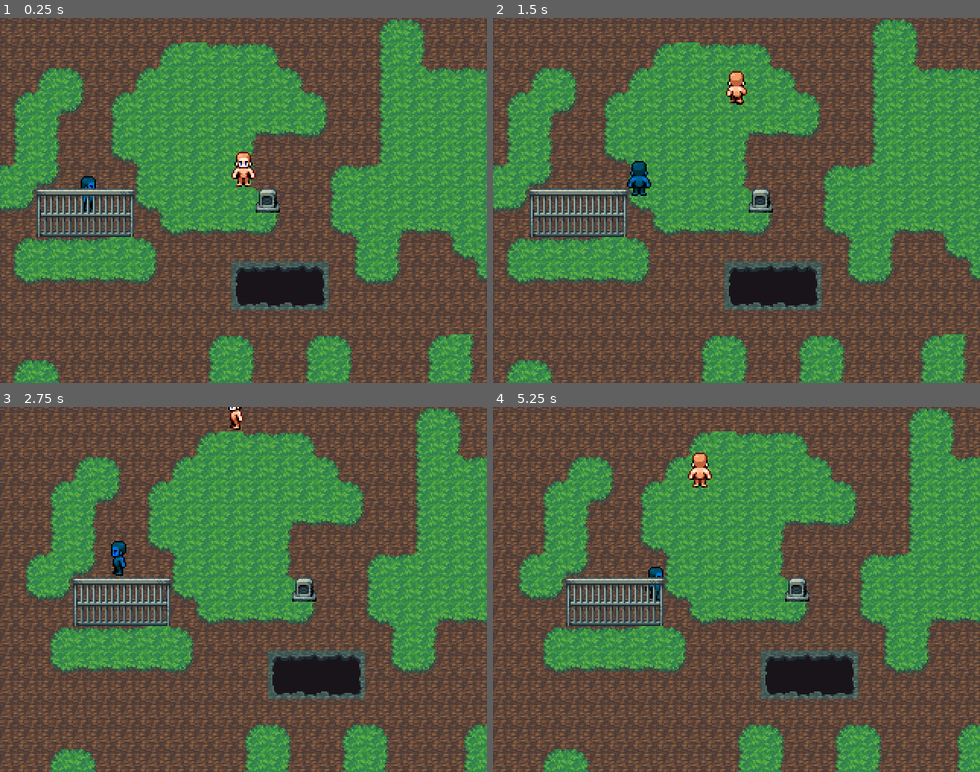
Above: before the commit, frames 1-4 (two rows, left to right).
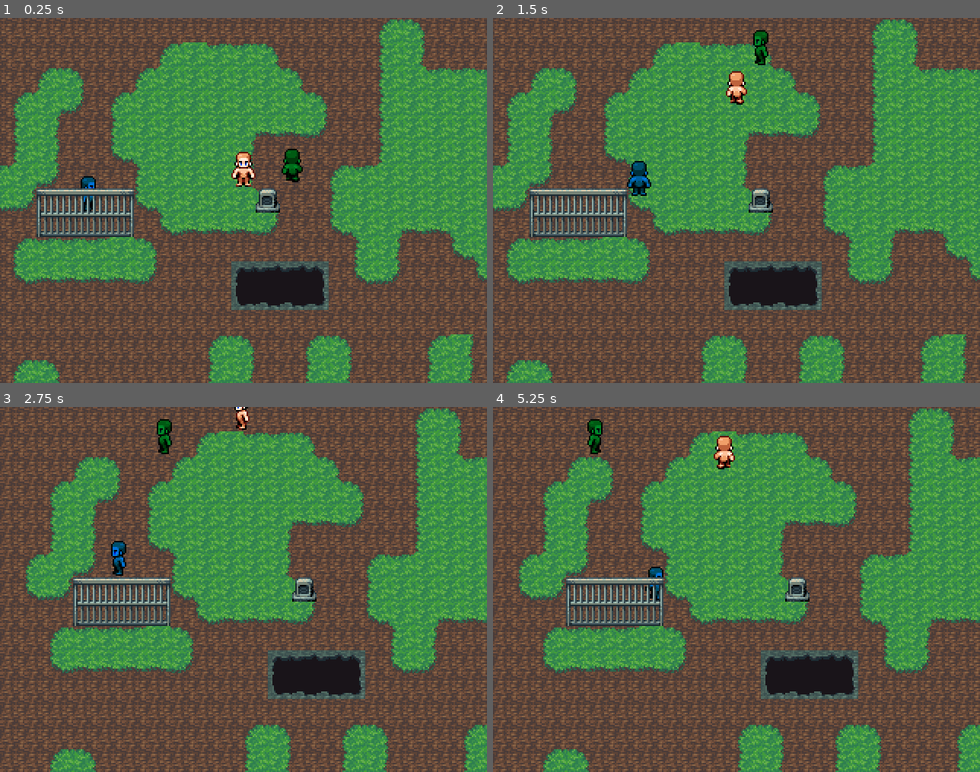
Above: after the commit, the same moments.

Repository: Oplexitie/GBM2K-Framework
Game: Godot game, scene res://Scenes/Maps/world.tscn
Same seed, same stepped clock (60 frames per second), same inputs: the game is played once before the commit and once after it.
Inputs:
- Up to frame 1 (0.25 s): no input
- Up to frame 2 (1.5 s): hold Up (ui_up) from 0.53 s (still down); tap Z (ui_accept) at 0.77 s
- Up to frame 3 (2.75 s): tap Z (ui_accept) at 1.52 s; release Up (ui_up) at 2.03 s; hold Left (ui_left) from 2.03 s (still down)
- Up to frame 4 (5.25 s): tap Z (ui_accept) at 3.02, 3.77, 4.52 s; release Left (ui_left) at 3.53 s; hold Down (ui_down) 3.53-4.28 s; hold Right (ui_right) 4.28-5.03 s; hold Up (ui_up) from 5.03 s (still down)

The runs differ from the first frame. In frame 1, 0.3% of the frame differs, in the area x 57-63%, y 35-45%; in frame 2, 0.2%; in frame 3, 0.5%; in frame 4, 0.9%, in the area x 19-50%, y 3-23%.

Commit message:
Add A* Pathfinding with npc example

Diff:
--- a/Scenes/Maps/world.tscn
+++ b/Scenes/Maps/world.tscn
@@ -2,6 +2,7 @@
 
 [ext_resource type="Texture2D" uid="uid://dd4o7n2bo12h" path="res://Graphics/Tilesets/tileset_dungeon.png" id="1_uo5tt"]
 [ext_resource type="Script" uid="uid://bmdlnbjwjkibt" path="res://Scripts/Grid/grid_manager.gd" id="3_1njb8"]
+[ext_resource type="PackedScene" uid="uid://cumiy6x3wjpe7" path="res://Scenes/Pawns/npc_astar.tscn" id="4_n2sjt"]
 [ext_resource type="PackedScene" uid="uid://82egl20vpf7n" path="res://Scenes/Pawns/player.tscn" id="4_nyxsb"]
 [ext_resource type="PackedScene" uid="uid://d3xeykecmo176" path="res://Scenes/Pawns/npc_mobile.tscn" id="5_ehxcq"]
 [ext_resource type="Script" uid="uid://xomynkd34bug" path="res://Scripts/Pawns/Types/event.gd" id="7_8j5fh"]
@@ -1118,6 +1119,9 @@
 move_pattern = Array[Vector2i]([Vector2i(1, 0), Vector2i(1, 0), Vector2i(1, 0), Vector2i(0, -1), Vector2i(-1, 0), Vector2i(-1, 0), Vector2i(-1, 0), Vector2i(0, 1), Vector2i(0, 0)])
 speed = 1.0
 
+[node name="NPC_AStar" parent="Pawns" unique_id=51741936 instance=ExtResource("4_n2sjt")]
+position = Vector2(216, 120)
+
 [node name="Object" type="Node2D" parent="Pawns" unique_id=1846017910]
 position = Vector2(200, 120)
 script = ExtResource("7_ay8ee")
--- /dev/null
+++ b/Scenes/Pawns/npc_astar.tscn
@@ -0,0 +1,35 @@
+[gd_scene format=3 uid="uid://cumiy6x3wjpe7"]
+
+[ext_resource type="Script" uid="uid://3m6kkn34ikm7" path="res://Scripts/Pawns/Characters/npc_astar.gd" id="1_u64ju"]
+[ext_resource type="Texture2D" uid="uid://n4h41o7d7rbs" path="res://Graphics/Pawns/actor_man.png" id="2_ho2in"]
+[ext_resource type="Script" uid="uid://l4teq1kjwlso" path="res://Scripts/Pawns/Characters/character_skin.gd" id="3_w67qj"]
+[ext_resource type="AnimationLibrary" uid="uid://b3y87y7fcp23i" path="res://Resources/Animations/base_chara_anim.res" id="4_t8vid"]
+[ext_resource type="AnimationNodeBlendTree" uid="uid://c050x5reelfn" path="res://Resources/Animations/base_chara_animtree.tres" id="5_f080x"]
+
+[node name="NPC_AStar" type="Node2D" unique_id=51741936]
+script = ExtResource("1_u64ju")
+targets = Array[Vector2i]([Vector2i(1, 1), Vector2i(25, 22), Vector2i(11, 16)])
+speed = 2.0
+
+[node name="Skin" type="Sprite2D" parent="." unique_id=1955868796]
+modulate = Color(0, 0.5650389, 0.17808825, 1)
+texture = ExtResource("2_ho2in")
+offset = Vector2(0, -8)
+hframes = 3
+vframes = 4
+frame = 7
+script = ExtResource("3_w67qj")
+
+[node name="AnimationPlayer" type="AnimationPlayer" parent="Skin" unique_id=1443845671]
+root_node = NodePath("../..")
+libraries/ = ExtResource("4_t8vid")
+autoplay = &"idle_down"
+
+[node name="AnimationTree" type="AnimationTree" parent="Skin" unique_id=3221680]
+root_node = NodePath("../..")
+tree_root = ExtResource("5_f080x")
+anim_player = NodePath("../AnimationPlayer")
+parameters/StateMachine/Idle/blend_position = Vector2(0, 1)
+parameters/StateMachine/Walk0/blend_position = Vector2(0, 1)
+parameters/StateMachine/Walk1/blend_position = Vector2(0, 1)
+parameters/TimeScale/scale = 1.0
--- a/Scripts/Grid/Types/actor_grid.gd
+++ b/Scripts/Grid/Types/actor_grid.gd
@@ -1,9 +1,21 @@
 class_name ActorGrid
 extends PawnGrid
+
+var astar: AStarGrid2D = AStarGrid2D.new()
 
 func _ready() -> void:
 	initialize_cells("Tilemap", "coll_type")
 	initialize_pawns(ACTOR)
+	_initialize_astar()
+
+func _initialize_astar() -> void:
+	astar.region = Rect2i(0,0,33,23)
+	astar.cell_size = tile_set.tile_size
+	astar.offset = tile_set.tile_size / 2.0
+	astar.default_compute_heuristic = AStarGrid2D.HEURISTIC_MANHATTAN
+	astar.default_estimate_heuristic = AStarGrid2D.HEURISTIC_MANHATTAN
+	astar.diagonal_mode = AStarGrid2D.DIAGONAL_MODE_NEVER
+	astar.update()
 
 func request_move(pawn: Pawn, direction: Vector2i) -> Vector2i:
 	var cell: Dictionary = get_cell_data(pawn.position, direction)
@@ -15,9 +27,32 @@
 		_:
 			return Vector2i.ZERO
 
+func _id_to_dir_path(cell_path: PackedVector2Array) -> Array[Vector2i]:
+	var path_moves: Array[Vector2i]
+	for i in range(cell_path.size() - 1):
+		if not cell_path[i+1]:
+			continue
+		path_moves.append(cell_path[i+1] - cell_path[i])
+	return path_moves
+
+func get_move_path(pawn: Pawn, end_cell: Vector2i) -> Array[Vector2i]:
+	_update_astar_grid()
+
+	var start_point: Vector2i = local_to_map(pawn.position)
+	astar.set_point_solid(start_point, false)
+	astar.set_point_solid(end_cell, false)
+
+	var path: PackedVector2Array = astar.get_id_path(start_point, end_cell)
+	var path_moves: Array[Vector2i] = _id_to_dir_path(path)
+	return path_moves
+
 func request_event(pawn: Pawn, direction: Vector2i) -> void:
 	var cell: Dictionary = get_cell_data(pawn.position, direction)
 
 	if cell.target_type == ACTOR:
 		var event_pawn: Pawn = get_cell_pawn(cell.target)
 		if event_pawn: event_pawn.trigger_event(direction)
+
+func _update_astar_grid() -> void:
+	for pos in get_used_cells():
+		astar.set_point_solid(pos)
--- a/Scripts/Grid/grid_manager.gd
+++ b/Scripts/Grid/grid_manager.gd
@@ -15,6 +15,9 @@
 func request_move(pawn: Pawn, direction: Vector2i) -> Vector2i:
 	return actor_grid.request_move(pawn, direction)
 
+func get_astar_path(pawn: Pawn, end_cell: Vector2i) -> Array[Vector2i]:
+	return actor_grid.get_move_path(pawn, end_cell)
+
 func request_actor(pawn: Pawn, direction: Vector2i) -> void:
 	actor_grid.request_event(pawn, direction)
 
--- /dev/null
+++ b/Scripts/Pawns/Characters/npc_astar.gd
@@ -0,0 +1,49 @@
+extends Character
+
+@export var targets: Array[Vector2i]
+
+var is_stopped: bool = false
+var path: Array[Vector2i]
+var move_max: int
+var move_step: int = 0
+var curr_target: int = 0
+
+func _process(_delta) -> void:
+	if is_stopped:
+		return
+
+	if can_move():
+		get_astar_path()
+
+		var current_step: Vector2i = path.get(move_step)
+		chara_skin.set_animation_direction(current_step)
+
+		# Checks if the next movement opportunity is possible, if it is move to target position
+		var target_position: Vector2i = Grid.request_move(self, current_step)
+		if not target_position:
+			path.clear()
+			return
+		move_to(target_position)
+
+		# Loops movement when move_step is equal to 0
+		move_step += 1
+		if move_step >= move_max:
+			wait()
+			path.clear()
+			curr_target = wrap(curr_target + 1, 0, 3)
+
+func get_astar_path() -> void:
+	if path.is_empty():
+		path = Grid.get_astar_path(self, targets[curr_target])
+		move_max = path.size()
+		move_step = 0
+
+func wait() -> void:
+	is_stopped = true
+	await get_tree().create_timer(1.0).timeout
+	is_stopped = false
+
+func trigger_event(direction: Vector2i) -> void:
+	if not is_moving:
+		chara_skin.set_animation_direction(-direction) # Face player
+		print("NPC AStar")
--- a/Scripts/Pawns/Characters/npc_mobile.gd
+++ b/Scripts/Pawns/Characters/npc_mobile.gd
@@ -18,10 +18,8 @@
 
 			# Checks if the next movement opportunity is possible, if it is move to target position
 			var target_position: Vector2i = Grid.request_move(self, current_step)
-			if target_position:
-				move_to(target_position)
-			else:
-				return # If player is in the way, return to avoid adding to move_step
+			if not target_position: return # If player is in the way
+			move_to(target_position)
 		else:
 			wait()
 
--- a/Scripts/Pawns/Characters/player.gd
+++ b/Scripts/Pawns/Characters/player.gd
@@ -24,16 +24,14 @@
 
 			# Checks if the next movement opportunity is possible, if it is move to target position
 			var target_position: Vector2i = Grid.request_move(self, input_direction)
-			if target_position:
-				move_to(target_position)
+			if target_position: move_to(target_position)
 
 func input_priority() -> void:
 	# Input priority system, prioritize the latest inputs
 	for direction in MOVEMENTS.keys():
 		if Input.is_action_just_released(direction):
 			var index: int = input_history.find(direction)
-			if index != -1:
-				input_history.remove_at(index)
+			if index != -1: input_history.remove_at(index)
 
 		if Input.is_action_just_pressed(direction):
 			input_history.append(direction)
Not shown, added: Scripts/Pawns/Characters/npc_astar.gd.uid
